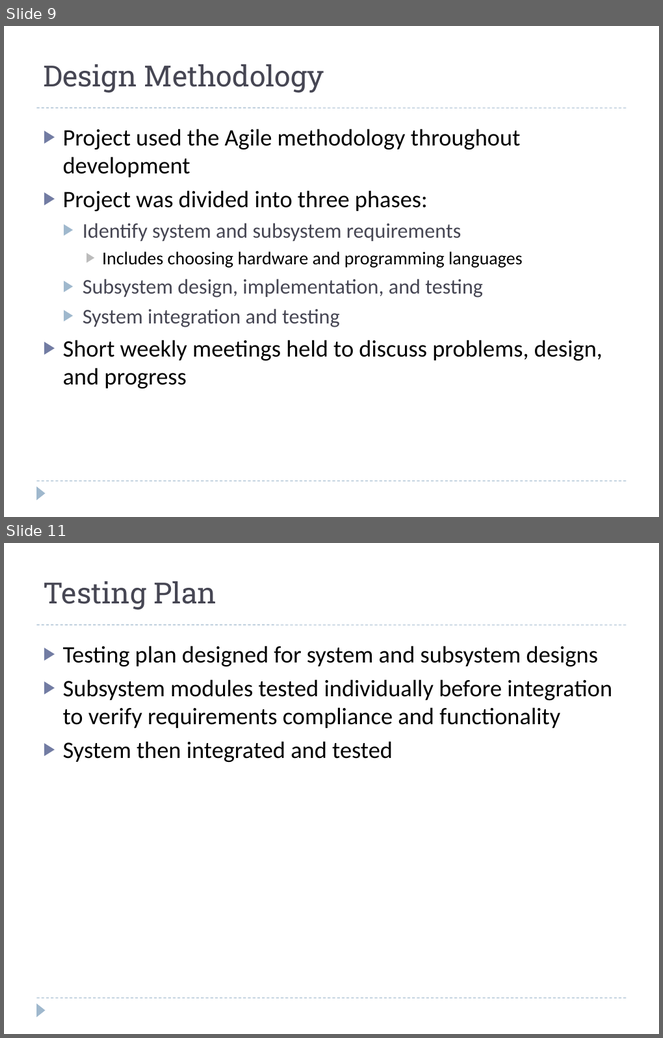
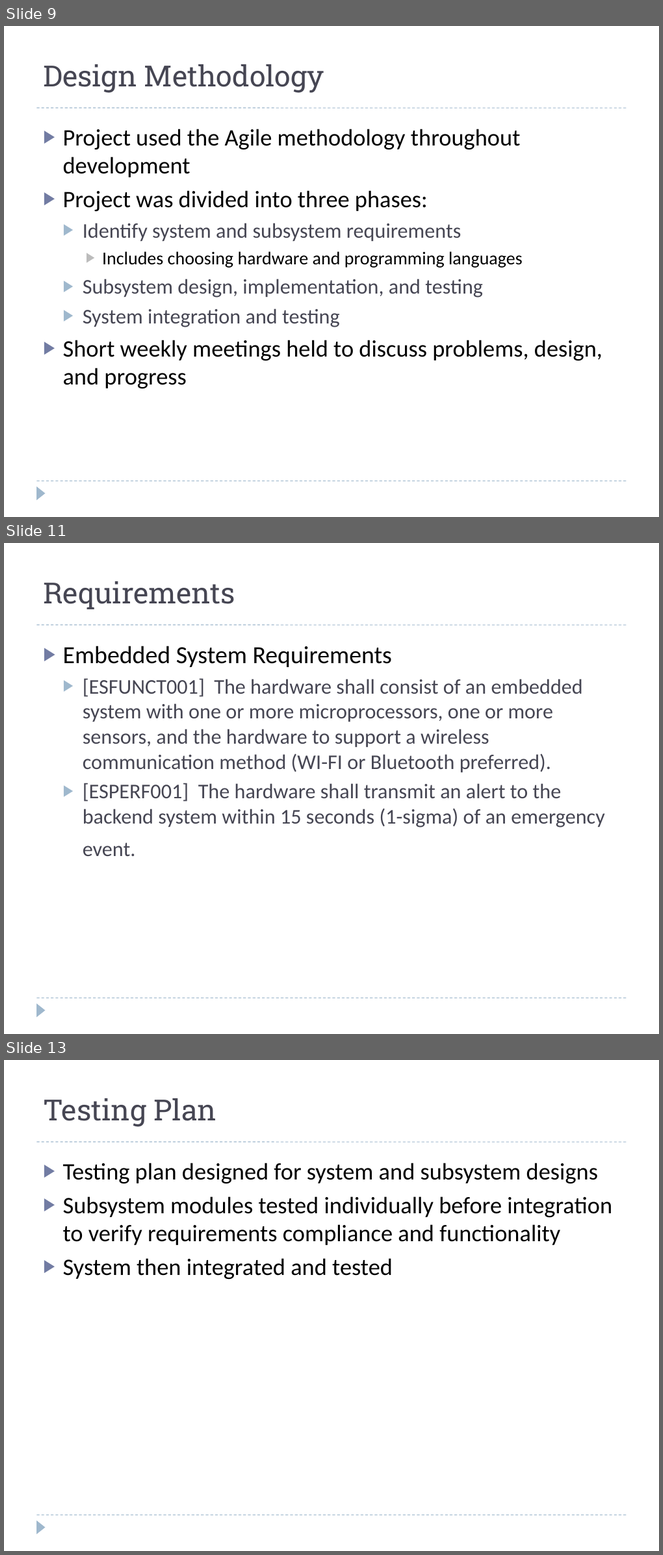
Before and after one commit to prithvi14/ChildAlertSystem, a slide deck: ChildAlertSystem/ProjectDocuments/ECE574_final_project.pptx. Shown one above the other, each under a label of ours: slides 9 and 11 before the commit, slides 9, 11 and 13 after it; the slides between them are not shown. The pictures are 663x1038 and 663x1555 pixels, drawn with LibreOffice and Linux fonts; fonts in the diff are those of the drawing. Boxes give left, top, right and bottom in pixels: in the first picture for what was removed or moved away, otherwise in the second. Text is boxed around its words. In the diff, an @@ line names an element or a change of style, - is before the commit and + after.

```diff
--- a/ChildAlertSystem/ProjectDocuments/ECE574_final_project.pptx
+++ b/ChildAlertSystem/ProjectDocuments/ECE574_final_project.pptx
@@ slide 11 added at box(4, 543, 659, 1034), background #FFFFFF; not listed: 3 template elements that a slide beside it also shows @@
@@ title added at box(43, 581, 235, 609), 32 pt, text #464653 @@
+Requirements
@@ text added at box(63, 646, 605, 856), 23 pt, text #464653 @@
+▶ Embedded System Requirements
+  ▶ [ESFUNCT001] The hardware shall consist of an embedded system with one or more microprocessors, one or more sensors, and the hardware to support a wireless communication method (WI-FI or Bluetooth preferred).
+  ▶ [ESPERF001] The hardware shall transmit an alert to the backend system within 15 seconds (1-sigma) of an emergency event.
@@ what was slide 11 is now slide 13 @@
```
Also in this commit, not shown: 6 slides changed, 1 other slide added.
